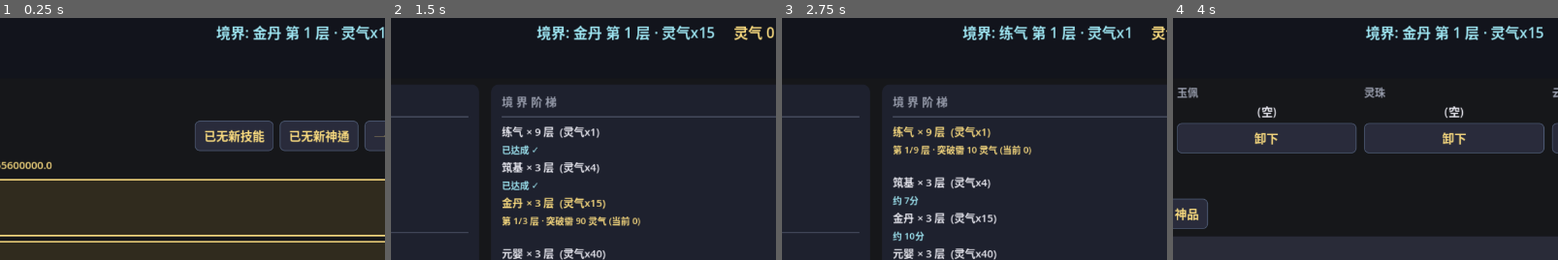
Above: before the commit, frames 1-4 (left to right).
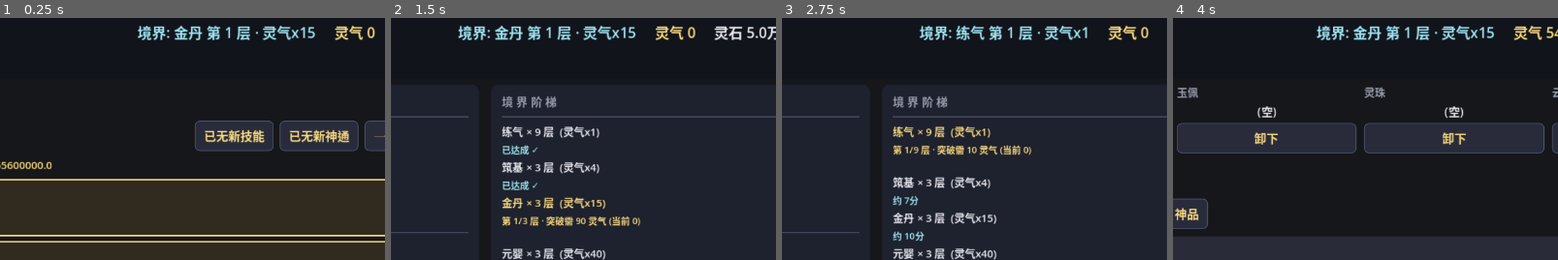
Above: after the commit, the same moments.

Repository: playerss/xiuxian-idle-godot
Game: Godot game, scene res://scenes/ui_test.tscn
Same seed, same stepped clock (60 frames per second), same inputs: the game is played once before the commit and once after it. This scene is started directly instead of the project's main scene.
Inputs:
- Up to frame 1 (0.25 s): no input
- Up to frame 2 (1.5 s): click "尝试突破 · 耗 90 灵气 (成功率99%)" at 0.5 s; click "自动突破: 关" at 1.25 s
- Up to frame 3 (2.75 s): click "尝试突破 · 耗 10 灵气 (成功率85%)" at 2 s
- Up to frame 4 (4 s): click "自动突破: 开" at 2.75 s; click "自动购置: 关" at 3.5 s
The pictures show only the part of the screen within x 50-100%, y 2-52%; the shares and areas given below are measured in that part.

The runs differ from the first frame. In frame 1, 2.6% of the frame differs, in the area x 35-100%, y 3-10%; in frame 2, 3.3%, in the area x 17-100%, y 3-10%; in frame 3, 2.6%; in frame 4, 2.5%.

Commit message:
feat(打磨-78): 顶栏 主资源速率 常显 — 顶栏 主资源行 只有 总量, 挂机 扫视 顶栏 不知 灵气/道行 每秒 攒 多少 (修行页 速率行 需 切页 才见); 顶栏 主资源行 后 加 灰色 小字 "+X/秒" (与 修行页 灵气速率 同 口径 = 境界基础 x 道行阶段 x 法器连乘 x 功法装备, 未飞升=灵气/秒 飞升后=道行/秒), 速率<=0 隐藏 避免 空文本 占位, 文本 变化 才刷 节流, tooltip 说明 构成 口径; GameData.primary_rate_text() 只读 接口 (速率<=0=空串, 复用 qi_per_sec+fmt, 只读 无 状态/存档/统计 副作用), main.gd _rate_label 顶栏 子节点 (主资源行 后, 13px DIM) + _rate_text 缓存. selftest +13 项 = 931 项 (基准 文案=+当前速率 动态 恒等/境界2 文案 同步/学 qi_mult 功法 后 速率 上升+文案 恒等/买 法器 连乘 文案 恒等/飞升 后 道行 口径 恒等/恢复 复原/只读 连读 恒定+无 资源 统计 副作用), ui_test +12 项 = 1687 项 (标签 节点 顶栏 同父/灰色/tooltip 口径/初始 可见 文本=接口/同态 节流 稳定 无副作用/境界2 文本 同步+恢复 复原/飞升 后 道行 口径 恒等+恢复 复原/收尾 稳定); stress 613 + 主场景冒烟 0 报错回归全过; 顺带 4 张 Steam 商店截图 Xvfb 重跑更新当前版 UI (顶栏 新增 +33/秒 灰色 速率 标签, 顶栏 灰像素 +31/张 程序化 校验), PROJECT_PLAN 勾选 打磨-78 新增 打磨-79 候选, README 补 931/1687 项+玩法说明

Diff:
--- a/scripts/game_data.gd
+++ b/scripts/game_data.gd
@@ -299,6 +299,15 @@
 	if sec <= 0.0:
 		return ""
 	return "⏳ %s" % fmt_stats_time(sec)
+
+# 打磨-78: 顶栏 主资源速率 只读 接口 (未飞升=灵气/秒, 飞升后=道行/秒; 与 修行页 灵气速率 同口径
+# = 境界基础 x 道行阶段 x 法器连乘 x 功法装备 1+Σ; 速率<=0 返回 空串 供 UI 隐藏 标签,
+# 只读 不 改 状态/存档/统计)
+func primary_rate_text() -> String:
+	var r: float = qi_per_sec()
+	if r <= 0.0:
+		return ""
+	return "+%s/秒" % fmt(r)
 
 # 统计时长格式 (日/小时/分)
 func fmt_stats_time(sec: float) -> String:
--- a/scripts/main.gd
+++ b/scripts/main.gd
@@ -34,6 +34,8 @@
 var _stats_text := ""          # 统计文本缓存 (变化时才刷)
 var _play_label: Label         # 打磨-77: 顶栏 挂机时长 常显 ("⏳ X小时Y分", 随 play_sec 分钟档 变化 才刷)
 var _play_text := ""           # 打磨-77: 挂机时长 文本缓存 (变化才刷, 空串=隐藏)
+var _rate_label: Label         # 打磨-78: 顶栏 主资源速率 常显 ("+X/秒", 未飞升=灵气 飞升后=道行, 文本变化 才刷)
+var _rate_text := ""           # 打磨-78: 主资源速率 文本缓存 (变化才刷, 空串=隐藏)
 var _progress_label: Label
 var _bar_bg: ColorRect
 var _bar_fill: ColorRect
@@ -244,6 +246,12 @@
 	_play_label.visible = false
 	_play_label.tooltip_text = "本次 存档 累计 挂机 时长 (在线 累计, 不含 离线; 存档 持久化, 断点续挂 累加不重置)。与 修行页 修行统计 的 时长 同 口径。"
 	top.add_child(_play_label)
+	# 打磨-78: 顶栏 主资源速率 常显 (灰色小字 "+X/秒", 主资源行 后: 未飞升=灵气/秒, 飞升后=道行/秒,
+	# 与 修行页 灵气速率 同 口径; 速率<=0 隐藏 避免 空文本 占位; 文本 变化 才刷 节流, 纯展示 无 副作用)
+	_rate_label = _label("", 13, DIM)
+	_rate_label.visible = false
+	_rate_label.tooltip_text = "当前 主资源 收入 速率 (与 主资源行 同 口径: 未飞升=灵气/秒, 飞升后=道行/秒)。\n构成 = 境界基础 倍率 x 道行阶段 倍率 x 法器 连乘 x 功法装备 (1+Σ 被动/装备加成), 与 修行页 灵气速率 同 口径; 纯展示, 无 存档/统计 副作用。"
+	top.add_child(_rate_label)
 	# 打磨-73: 顶栏 自动系列 状态徽标 (金色圆角徽标 "自动 N/3": 任一开关开 显示, 全关 隐藏;
 	# tooltip 复用 auto_summary_text 三开关 口径 + 离线不触发 说明; 纯展示 无 存档/统计 副作用)
 	# 打磨-74: 徽标 升级 flat Button 可点击热区 (手型光标+悬停 淡底 金边, 复用 打磨-44/71 模式):
@@ -1378,6 +1386,12 @@
 		_play_text = pt_t
 		_play_label.text = pt_t
 		_play_label.visible = pt_t != ""
+	# 打磨-78: 顶栏 主资源速率 常显 (未飞升=灵气/秒 飞升后=道行/秒, 文本 变化 才刷; 速率<=0 隐藏)
+	var rt_t: String = g.primary_rate_text()
+	if rt_t != _rate_text:
+		_rate_text = rt_t
+		_rate_label.text = rt_t
+		_rate_label.visible = rt_t != ""
 	_progress_label.text = ("道行进度  %d%%" if g.ascended else "突破进度  %d%%") % int(g.breakthrough_progress())
 	# 打磨-24: 突破/道行精进 ETA (每帧算一次, 文本变化才写)
 	var bet_t: String = g.breakthrough_eta_text()
--- a/scripts/selftest.gd
+++ b/scripts/selftest.gd
@@ -3204,6 +3204,65 @@
 	# 收尾: 恢复 干净 基准 (play_sec 0 → 空串 隐藏)
 	g.stats["play_sec"] = 0.0
 	check(g.play_time_text() == "", "打磨-77 收尾 0 时长 空串")
+	# ---------- 打磨-78: 顶栏 主资源速率 常显 接口 (只读 primary_rate_text, 与 修行页 灵气速率 同口径;
+	# 未飞升=灵气/秒, 飞升后=道行/秒; 期望值 全部 按 当前 qi_per_sec 动态 计算, 防 境界/功法 残留 干扰) ----------
+	var base_qps: float = g.qi_per_sec()
+	var st8_base: String = g.primary_rate_text()
+	check(st8_base == ("+%s/秒" % g.fmt(base_qps)),
+		"打磨-78 基准 文案=+当前速率/秒 (实际 %s, 速率 %s)" % [st8_base, str(base_qps)])
+	# 境界 变化 → 文案 同步 (QI_MULT 梯度 恒 >0, 恢复原 境界)
+	var r8_save: int = g.realm_idx
+	g.realm_idx = 2
+	var t8_r2: String = g.primary_rate_text()
+	check(t8_r2 == ("+%s/秒" % g.fmt(g.qi_per_sec())),
+		"打磨-78 境界2 文案 动态 恒等 (实际 %s)" % t8_r2)
+	g.realm_idx = r8_save
+	check(g.primary_rate_text() == st8_base, "打磨-78 恢复 境界 后 文案 复原")
+	# 功法 加成: 学 一个 qi_mult 被动 → 速率 与 文案 同 恒等 (学完 再学 同 id 幂等 防御)
+	var skill8: String = ""
+	for sid in g.skill_ids:
+		var sd: Dictionary = g.skill_by_id.get(sid, {})
+		if str(sd.get("effect", "")) == "qi_mult" and g.can_learn(sid):
+			skill8 = sid
+			break
+	check(skill8 != "", "打磨-78 存在 可学 qi_mult 被动 (实际 %s)" % skill8)
+	if skill8 != "":
+		g.learn_skill(skill8)
+		var qps_after: float = g.qi_per_sec()
+		check(qps_after > base_qps, "打磨-78 学 qi_mult 后 速率 上升 (实际 %s > %s)" % [str(qps_after), str(base_qps)])
+		check(g.primary_rate_text() == ("+%s/秒" % g.fmt(qps_after)),
+			"打磨-78 学功法 后 文案=+新速率/秒 (实际 %s)" % g.primary_rate_text())
+	# 法器 连乘: 买 一件法器 → 文案 与 qi_per_sec 恒等 (买不 重复 扣 灵石 二次; 恢复 灵石/owned)
+	var stone8_save: float = g.stones
+	var item8: String = "wooden_sword"
+	if not g.owned.has(item8):
+		g.stones = 1000.0
+		g.try_buy_item(item8)
+		check(g.owned.has(item8), "打磨-78 法器 购买 成功 (owned)")
+		check(g.primary_rate_text() == ("+%s/秒" % g.fmt(g.qi_per_sec())),
+			"打磨-78 买法器 后 文案 动态 恒等 (实际 %s)" % g.primary_rate_text())
+		g.owned.erase(item8)
+		g.stones = stone8_save
+		check(g.primary_rate_text() == st8_base, "打磨-78 恢复 法器 后 文案 复原")
+	# 飞升 后 口径 = 道行/秒 (速率 恒 同 公式, 仅 文案 口径 切换; 恢复 原 态)
+	var asc8_save: bool = g.ascended
+	var dao8_save: float = g.dao
+	var daoLv8_save: int = g.dao_level
+	g.ascended = true
+	g.dao_level = 1
+	check(g.primary_rate_text() == ("+%s/秒" % g.fmt(g.qi_per_sec())),
+		"打磨-78 飞升 后 文案=+道行速率/秒 恒等 (实际 %s)" % g.primary_rate_text())
+	g.ascended = asc8_save
+	g.dao_level = daoLv8_save
+	g.dao = dao8_save
+	check(g.primary_rate_text() == st8_base, "打磨-78 恢复 飞升 态 后 文案 复原")
+	# 只读: 连读 恒定 + 接口 本身 不改 资源/统计 (快照 对比)
+	var snap8: Dictionary = g.stats.duplicate(true)
+	var ess8: float = g.essence
+	var st8: float = g.stones
+	check(g.primary_rate_text() == g.primary_rate_text(), "打磨-78 只读 连读 恒定")
+	check(g.stats == snap8 and g.essence == ess8 and g.stones == st8,
+		"打磨-78 只读 接口 无 资源/统计 副作用")
 	# ---------- 汇报 ----------
 	print("")
 	if _fail.is_empty():
--- a/scripts/ui_test.gd
+++ b/scripts/ui_test.gd
@@ -126,6 +126,7 @@
 	await _assert_onekey_badge()
 	await _assert_onekey_tip_detail()
 	await _assert_play_time_badge()
+	_assert_primary_rate_badge()
 	_finish()
 
 
@@ -2922,6 +2923,62 @@
 			"打磨-77 归 0 恢复 隐藏 文本空 (实际 visible=%s text=%s)" % [str(pl.visible), str(pl.text)])
 	# 收尾: 干净 基准 (play_sec 0 隐藏)
 	check(float(g.stats.get("play_sec", 0.0)) == 0.0,
-			"打磨-77 收尾 play_sec 恢复 0 (实际 %s)" % str(g.stats.get("play_sec")))
+		"打磨-77 收尾 play_sec 恢复 0 (实际 %s)" % str(g.stats.get("play_sec")))
 	check(pl.visible == false, "打磨-77 收尾 0 时长 隐藏 稳定")
 	await get_tree().process_frame
+
+
+# 打磨-78: 顶栏 主资源速率 常显 — 顶栏 主资源行 (灵气/道行) 后 加 灰色小字 "+X/秒" (未飞升=灵气/秒,
+# 飞升后=道行/秒, 与 修行页 灵气速率 同 口径; 速率<=0 隐藏; 文本 变化 才刷 节流; 纯展示 无 副作用);
+# 断言 (手动驱动 确定性): 标签 节点 顶栏 同父/灰色/tooltip 口径/初始 可见+文本=接口 (速率恒>0)/
+# 同态 节流 稳定 无副作用/境界 变化 文本 同步 (动态 恒等)/飞升 后 道行 口径 动态 恒等/恢复 复原/
+# 收尾 文本=接口 可见
+func _assert_primary_rate_badge() -> void:
+	var g := GameData
+	# 节点: 顶栏 子节点 (与 挂机时长 标签 同父), 灰色 13px
+	var rl: Label = ui._rate_label
+	check(rl != null, "打磨-78 顶栏 主资源速率 标签 节点 存在")
+	check(rl.get_parent() == ui._play_label.get_parent(),
+		"打磨-78 标签 挂在 顶栏 (与 挂机时长 标签 同父; 实际 %s)" % str(rl.get_parent()))
+	check(rl.get_theme_color("font_color") == Color(0.6, 0.62, 0.68),
+		"打磨-78 标签 字色 灰色 (实际 %s)" % str(rl.get_theme_color("font_color")))
+	check(rl.tooltip_text.find("主资源 收入 速率") >= 0 and rl.tooltip_text.find("修行页 灵气速率 同 口径") >= 0,
+		"打磨-78 标签 tooltip 含 口径 说明 (实际 %s)" % rl.tooltip_text.left(20))
+	# 初始: 速率 恒 >0 (QI_MULT>=1) → 可见 + 文本=接口 (动态 恒等, 防 前序 残留 干扰)
+	var t0: String = g.primary_rate_text()
+	check(t0 != "", "打磨-78 基准 速率>0 接口 非空 (实际 %s)" % t0)
+	check(rl.visible == true and str(rl.text) == t0,
+		"打磨-78 初始 可见 文本=接口 (实际 visible=%s text=%s)" % [str(rl.visible), str(rl.text)])
+	# 节流: 同态 刷新 文本 稳定, 无 资源/统计 副作用
+	var snap_r: Dictionary = g.stats.duplicate(true)
+	var ess_r: float = g.essence
+	var st_r: float = g.stones
+	ui._refresh()
+	check(str(rl.text) == t0 and g.stats == snap_r and g.essence == ess_r and g.stones == st_r,
+		"打磨-78 同态 节流 文本 稳定 无副作用")
+	# 境界 变化 → 文本 同步 (动态 恒等, 恢复原 境界)
+	var realm_save: int = g.realm_idx
+	g.realm_idx = 2
+	ui._refresh()
+	var t_r2: String = g.primary_rate_text()
+	check(str(rl.text) == t_r2 and t_r2 != t0,
+		"打磨-78 境界2 文本 同步 (实际 %s, 期望 %s)" % [str(rl.text), t_r2])
+	g.realm_idx = realm_save
+	ui._refresh()
+	check(str(rl.text) == t0, "打磨-78 恢复 境界 后 文本 复原 (实际 %s)" % str(rl.text))
+	# 飞升 后 口径 = 道行/秒 (速率 同 公式, 动态 恒等; 恢复 原 态)
+	var asc_save: bool = g.ascended
+	var daoLv_save: int = g.dao_level
+	g.ascended = true
+	g.dao_level = 1
+	ui._refresh()
+	var t_asc: String = g.primary_rate_text()
+	check(str(rl.text) == t_asc,
+		"打磨-78 飞升 后 文本=接口 道行 口径 (实际 %s, 期望 %s)" % [str(rl.text), t_asc])
+	g.ascended = asc_save
+	g.dao_level = daoLv_save
+	ui._refresh()
+	check(str(rl.text) == t0, "打磨-78 恢复 飞升 态 后 文本 复原 (实际 %s)" % str(rl.text))
+	# 收尾: 可见 + 文本=接口
+	check(rl.visible == true and str(rl.text) == g.primary_rate_text(),
+		"打磨-78 收尾 可见 文本=接口 稳定")
Binary file changed: store/shots/01_training.png
Binary file changed: store/shots/02_skills.png
Binary file changed: store/shots/03_equipment.png
Binary file changed: store/shots/04_achievements.png
Not shown, changed: PROJECT_PLAN.md
Not shown, changed: README.md
